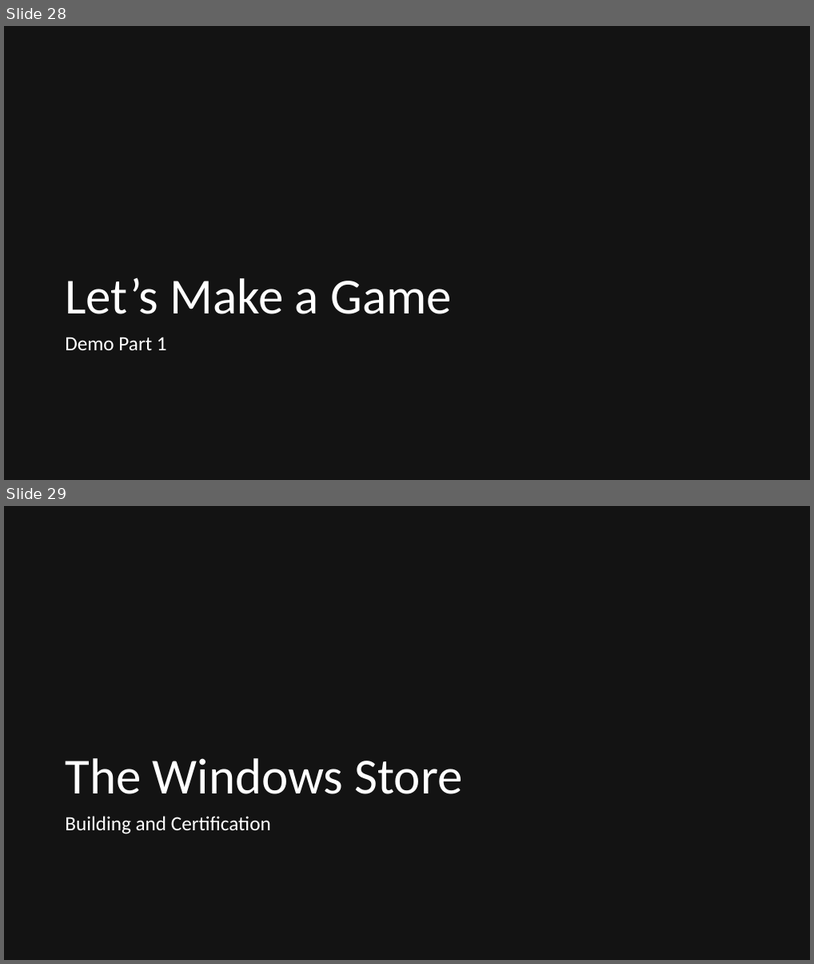
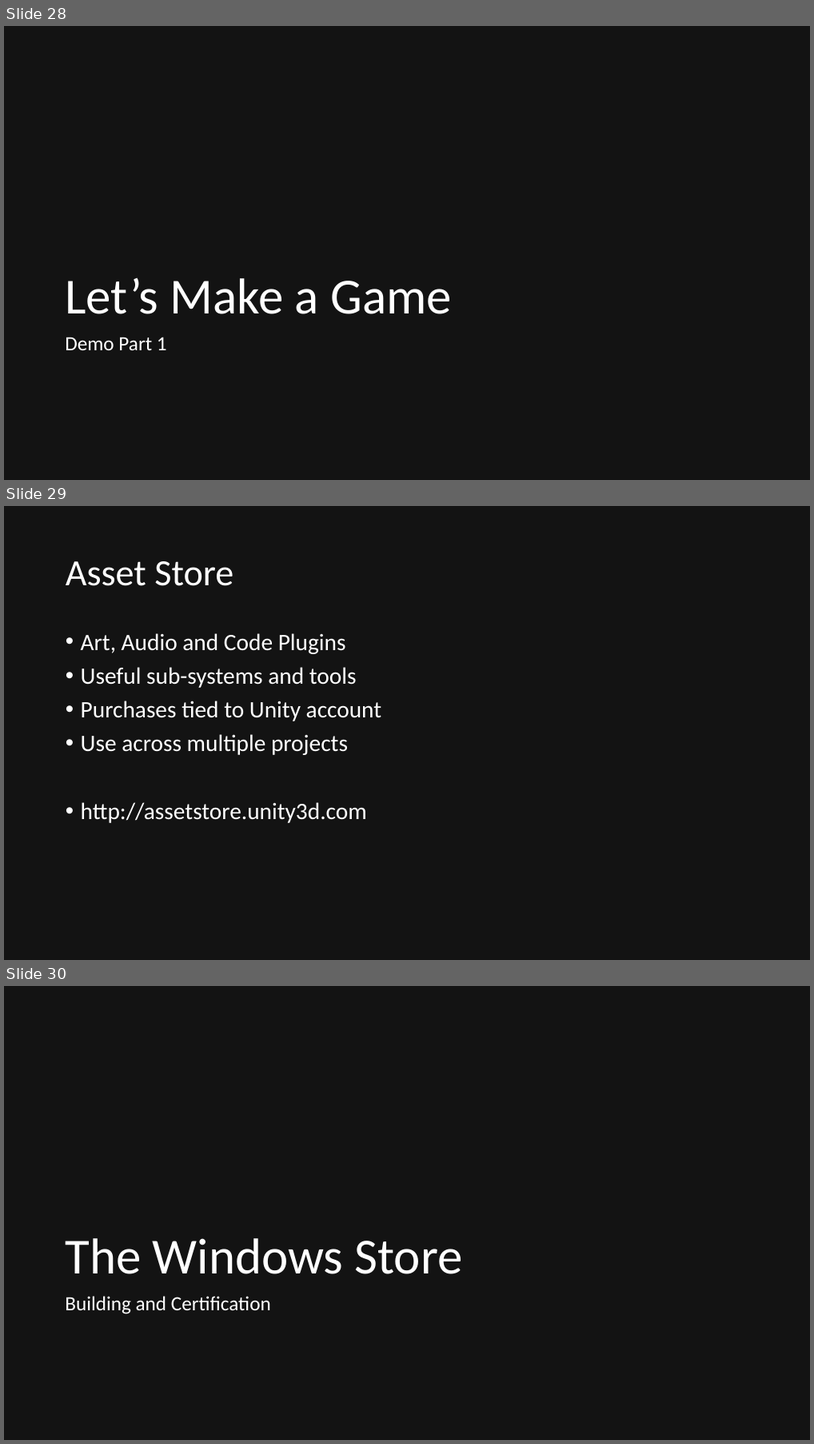
Before and after one commit to quandtm/UnitySTWorkshop, a slide deck: ST_Unity_101.pptx. Shown one above the other, each under a label of ours: slides 28 and 29 before the commit, slides 28, 29 and 30 after it. The pictures are 814x964 and 814x1444 pixels, drawn with LibreOffice and Linux fonts; fonts in the diff are those of the drawing. Boxes give left, top, right and bottom in pixels: in the first picture for what was removed or moved away, otherwise in the second. Text is boxed around its words. In the diff, an @@ line names an element or a change of style, - is before the commit and + after.

```diff
--- a/ST_Unity_101.pptx
+++ b/ST_Unity_101.pptx
@@ slide 29 added at <box>4,506,810,960</box>, background #131313 @@
@@ title added at <box>66,561,234,586</box>, 44 pt, text #FFFFFF @@
+Asset Store
@@ text added at <box>81,633,382,823</box>, 28 pt, text #FFFFFF @@
+• Art, Audio and Code Plugins
+• Useful sub-systems and tools
+• Purchases tied to Unity account
+• Use across multiple projects
+• http://assetstore.unity3d.com
@@ what was slide 29 is now slide 30 @@
```
Also in this commit, not shown: 3 slides changed, 3 other slides added, 18 other files.
